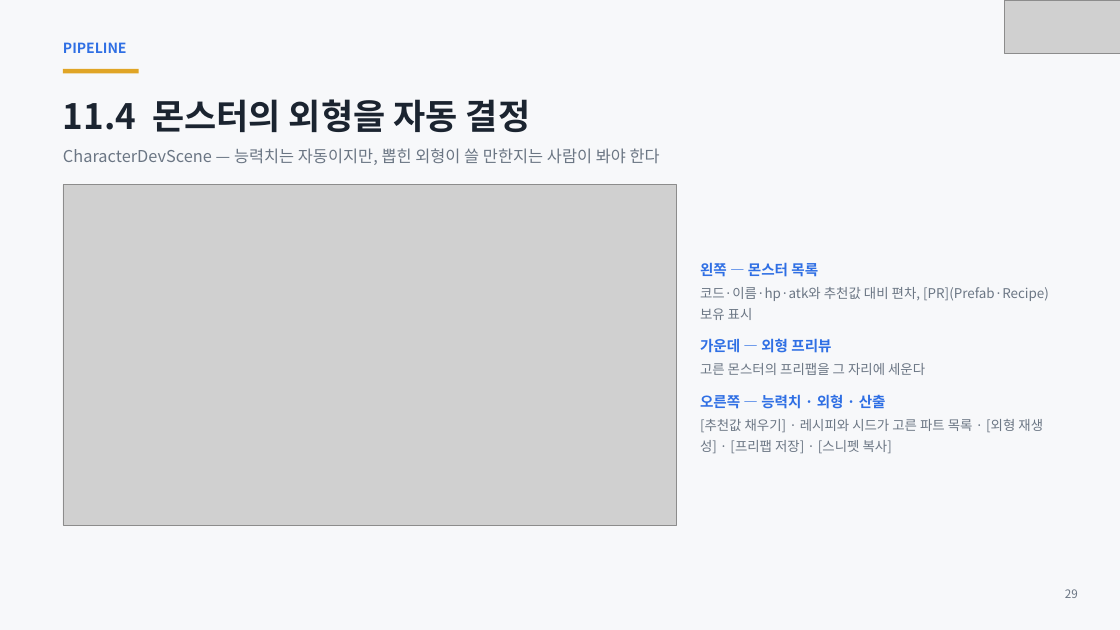
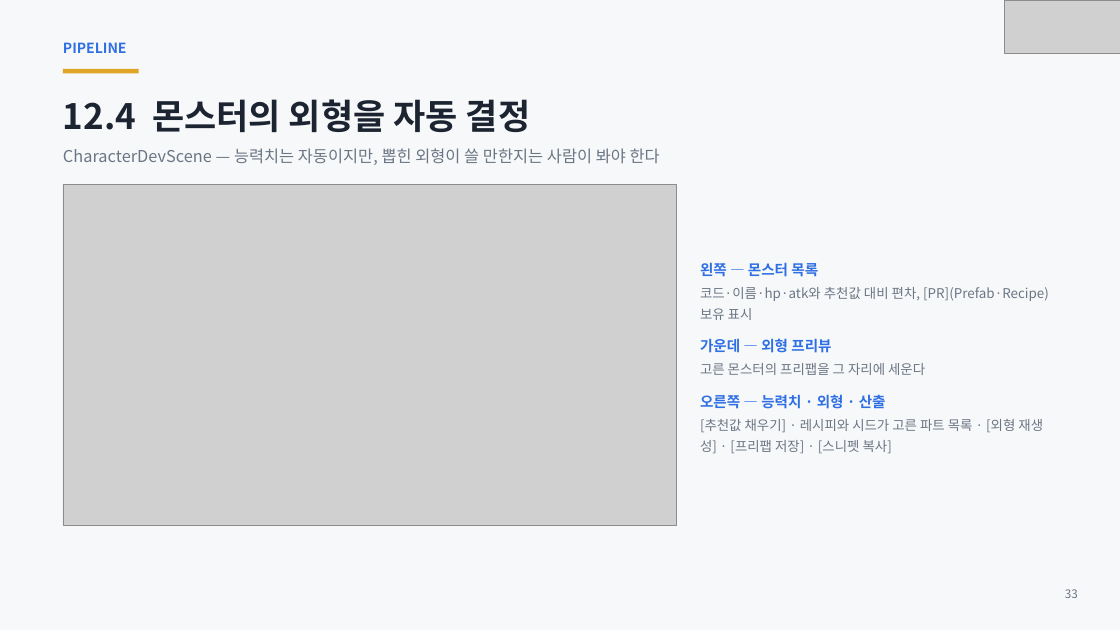
Before and after one commit to ks-wook/com2us-taskbar-hero, a slide deck: slide 33 of docs/com2us-taskbar-hero-발표자료.pptx (slide 29 before the commit). Drawn at 1120x630 pixels with LibreOffice and Linux fonts; fonts in the diff are those of the drawing; grey boxes stand for pictures. Boxes give left, top, right and bottom in pixels: in the first picture for what was removed or moved away, otherwise in the second. Text is boxed around its words. In the diff, an @@ line names an element or a change of style, - is before the commit and + after.

```diff
--- a/docs/com2us-taskbar-hero-발표자료.pptx
+++ b/docs/com2us-taskbar-hero-발표자료.pptx
@@ text at [63,99,530,132]: text changed @@
-11.4 몬스터의 외형을 자동 결정
+12.4 몬스터의 외형을 자동 결정
@@ text at [1065,589,1078,598]: text changed @@
-29
+33
```
Also in this commit, not shown: 29 other slides changed, 4 slides added, 9 other files.
